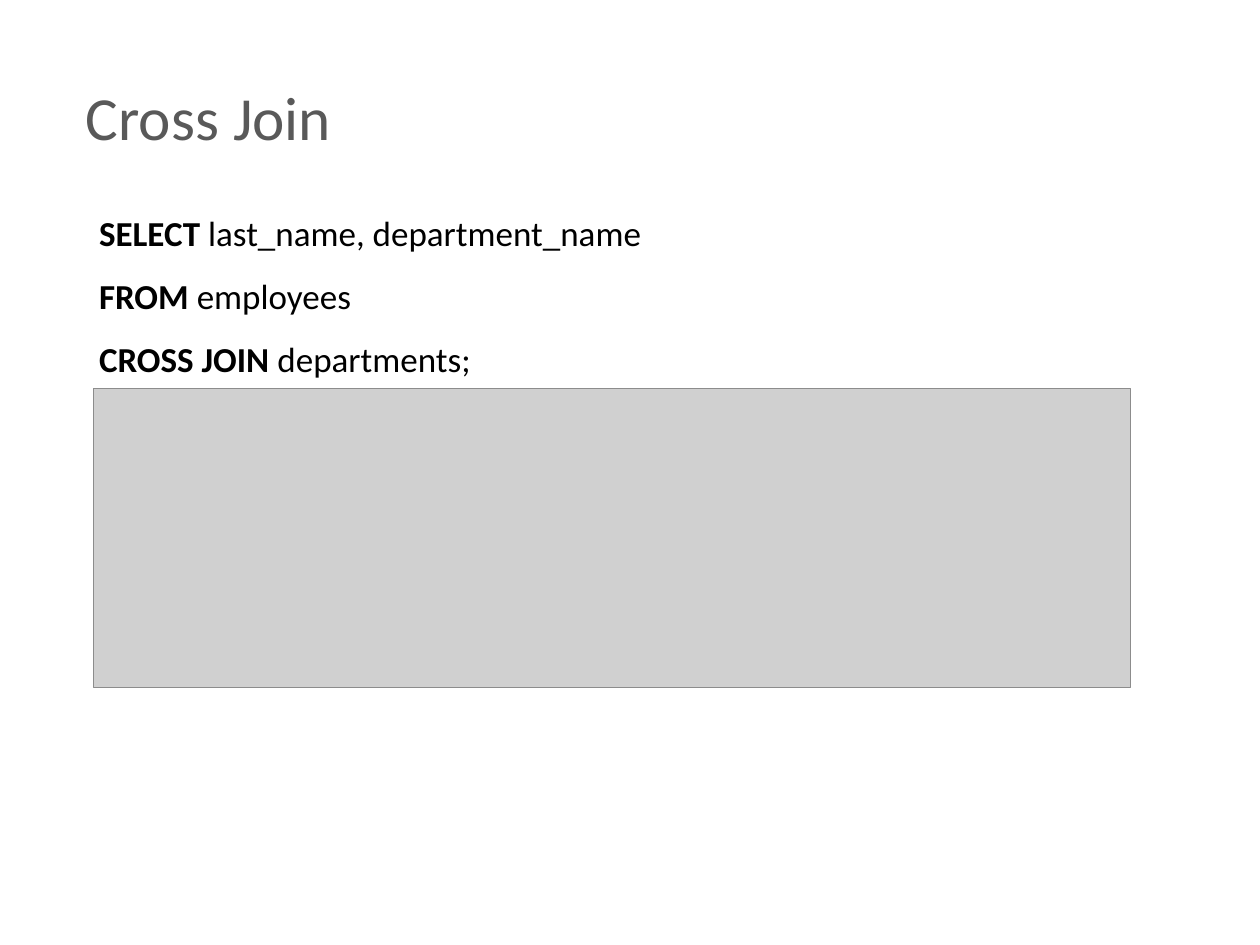
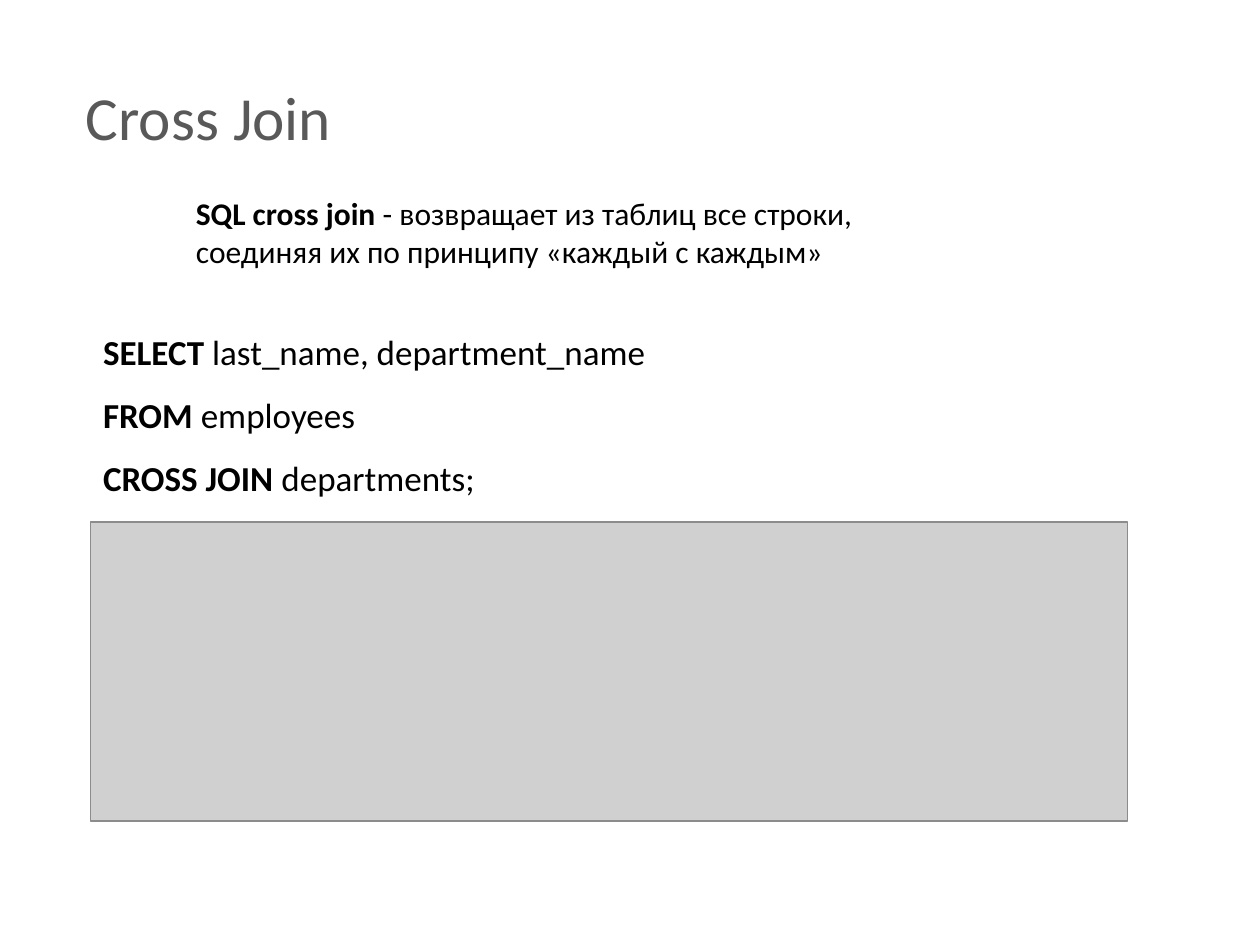
Before and after one commit to BigRacer/swtesting, a slide deck: slide 34 of 7.SQL Intro/SQL.pptx. Drawn at 1260x945 pixels with LibreOffice and Linux fonts; fonts in the diff are those of the drawing; grey boxes stand for pictures; background and template pictures are left out. Boxes give left, top, right and bottom in pixels: in the first picture for what was removed or moved away, otherwise in the second. Text is boxed around its words. In the diff, an @@ line names an element or a change of style, - is before the commit and + after.

```diff
--- a/7.SQL Intro/SQL.pptx
+++ b/7.SQL Intro/SQL.pptx
@@ text added at box(196, 203, 852, 269), 18 pt, text #000000 @@
+SQL cross join - возвращает из таблиц все строки,
+соединяя их по принципу «каждый с каждым»
@@ text "SELECT last_name, department_name": place and size @@
-text "SELECT last_name, department_name" at box(99, 221, 641, 378)
+text "SELECT last_name, department_name" at box(103, 340, 645, 497)
@@ picture: place and size @@
-picture at box(93, 388, 1130, 687)
+picture at box(91, 522, 1128, 820)
```
Also in this commit, not shown: 8 other slides changed, 1 slide added, 9 other files.
